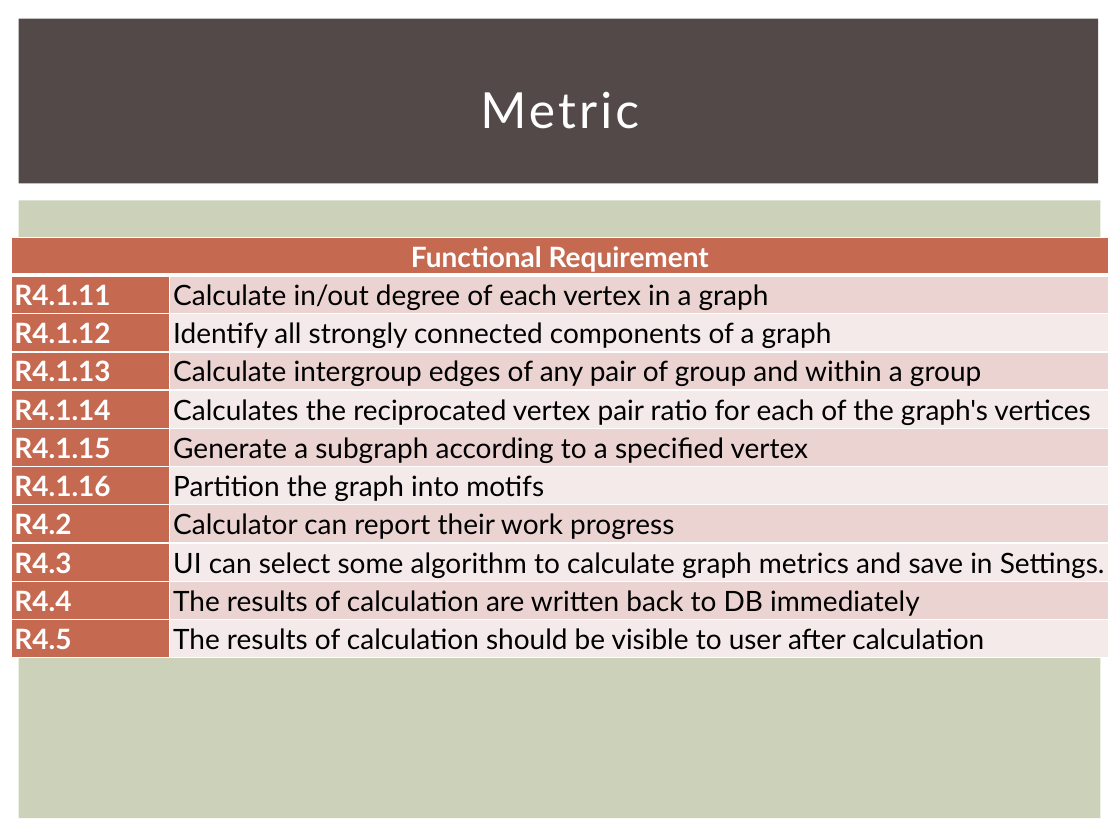
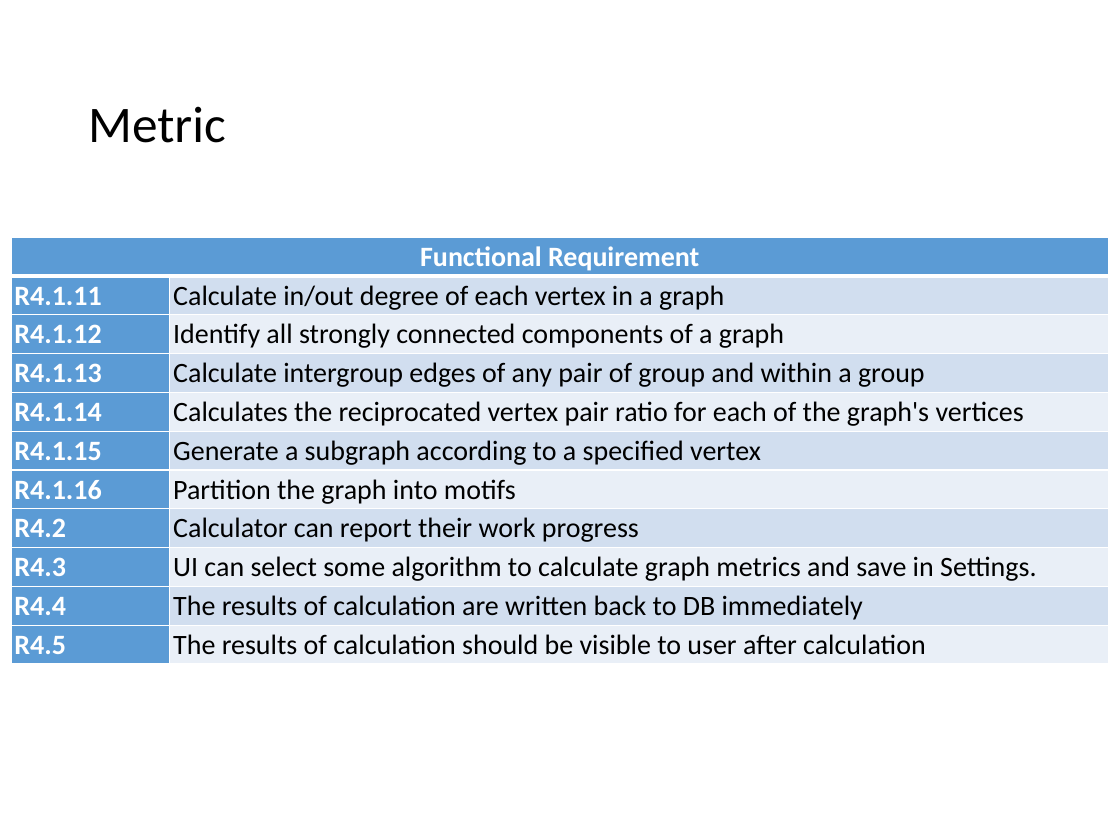
Before and after one commit to 2014-sed-team3/term-project, a slide deck: slide 9 of project/report/report.pptx. Drawn at 1120x840 pixels with LibreOffice and Linux fonts; fonts in the diff are those of the drawing. Boxes give left, top, right and bottom in pixels: in the first picture for what was removed or moved away, otherwise in the second. Text is boxed around its words. In the diff, an @@ line names an element or a change of style, - is before the commit and + after.

```diff
--- a/project/report/report.pptx
+++ b/project/report/report.pptx
@@ rectangle removed at [19,19,1099,184] @@
@@ title "Metric": place and size @@
-title "Metric" at [480,91,639,129]
+title "Metric" at [88,106,226,143]
@@ title "Metric" at [88,106,226,143]: size 32 to 33 pt, font Lato to Calibri, text colour #FFFFFF to #000000, letter spacing 2 to 0 pt; alignment centre to left; line spacing 1 to 0.9 @@
@@ rectangle removed at [19,200,1101,819] @@
@@ table at [11,237,1110,659] @@
@@ fill #C66951 to #5B9BD5 in 11 cells @@
@@ fill #EAD4D0 to #D2DEEF in 5 cells @@
@@ fill #F5EBE9 to #EAEFF7 in 5 cells @@
@@ font Lato to Calibri @@
```
Also in this commit, not shown: 29 other slides changed, 17 slides added, 12 slides removed.
